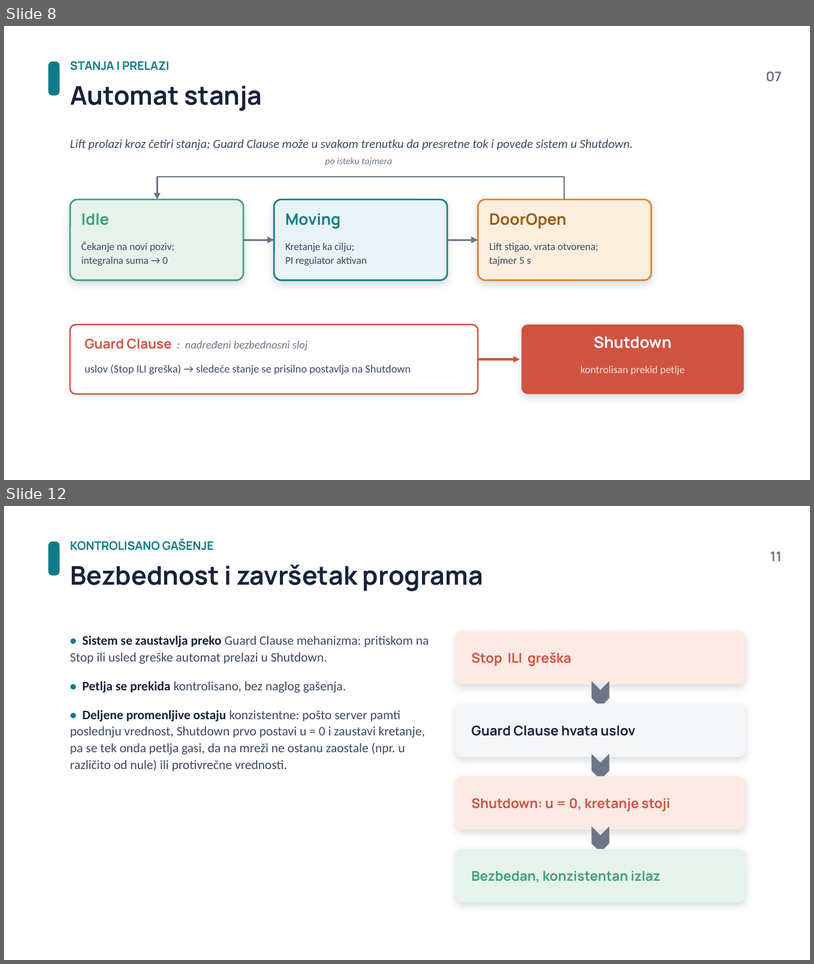
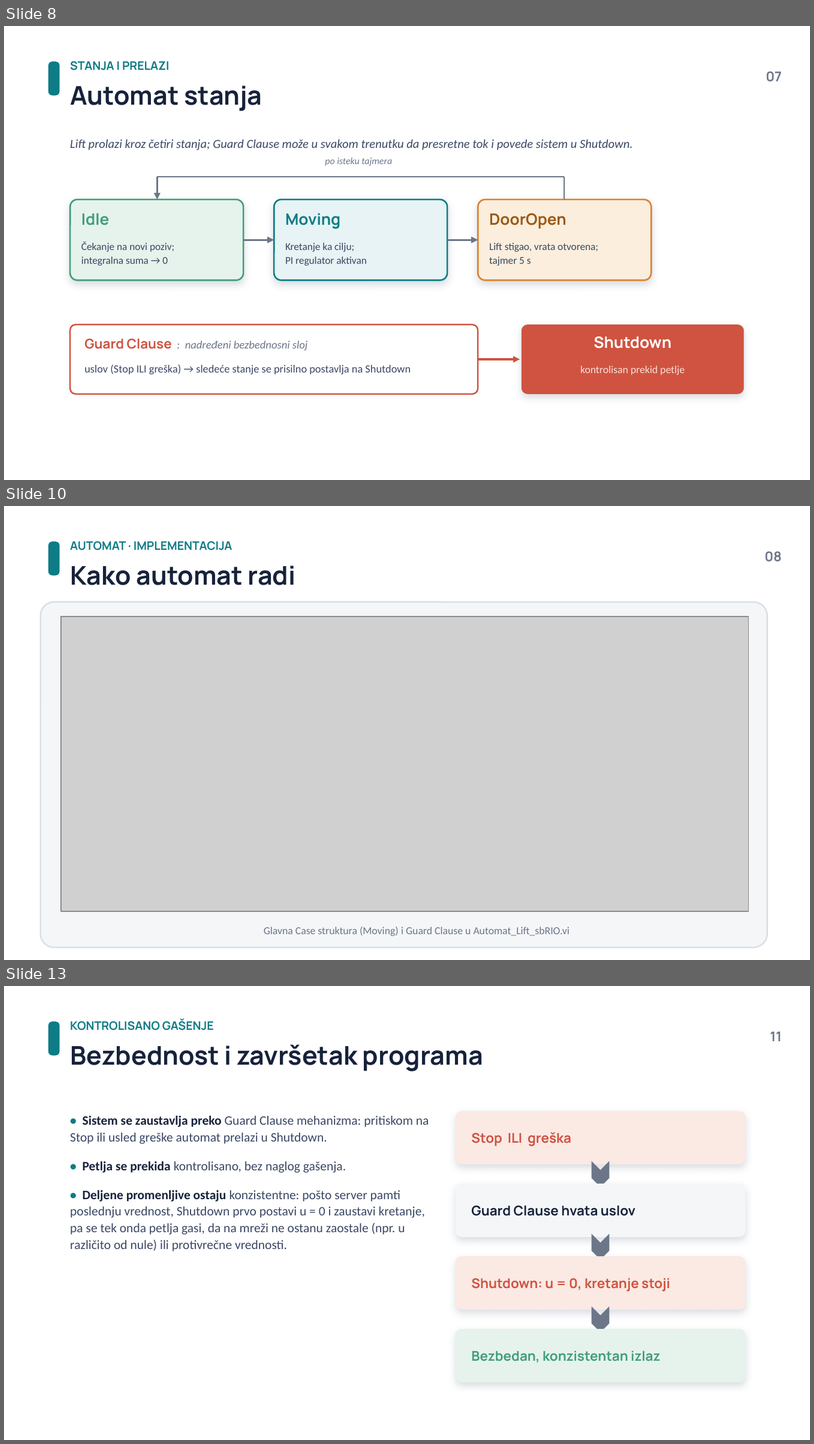
Before and after one commit to nikolilina/uarv_lift, a slide deck: Prezentacija_SIL_HIL_Lift.pptx. Shown one above the other, each under a label of ours: slides 8 and 12 before the commit, slides 8, 10 and 13 after it; the slides between them are not shown. The pictures are 814x964 and 814x1444 pixels, drawn with LibreOffice and Linux fonts; fonts in the diff are those of the drawing; grey boxes stand for pictures. Boxes give left, top, right and bottom in pixels: in the first picture for what was removed or moved away, otherwise in the second. Text is boxed around its words. In the diff, an @@ line names an element or a change of style, - is before the commit and + after.

```diff
--- a/Prezentacija_SIL_HIL_Lift.pptx
+++ b/Prezentacija_SIL_HIL_Lift.pptx
@@ slide 10 added at box(4, 506, 810, 960), background #FFFFFF @@
@@ rounded rectangle added at box(48, 541, 60, 576), fill #0E7C86 @@
@@ text added at box(70, 541, 233, 550), 10.5 pt, text #0E7C86, bold @@
+AUTOMAT · IMPLEMENTACIJA
@@ text added at box(765, 551, 782, 562), 12 pt, text #6C7688, bold @@
+08
@@ text added at box(70, 565, 296, 585), 23 pt, text #17223B, bold @@
+Kako automat radi
@@ rounded rectangle added at box(40, 602, 768, 947), fill #F4F6F8, outline #D9DFE5 1.3 pt @@
@@ picture added at box(61, 616, 749, 911) @@
@@ text added at box(264, 926, 570, 936), 9.5 pt, text #6C7688 @@
+Glavna Case struktura (Moving) i Guard Clause u Automat_Lift_sbRIO.vi
@@ what was slide 12 is now slide 13 @@
```
Also in this commit, not shown: 3 slides changed.
